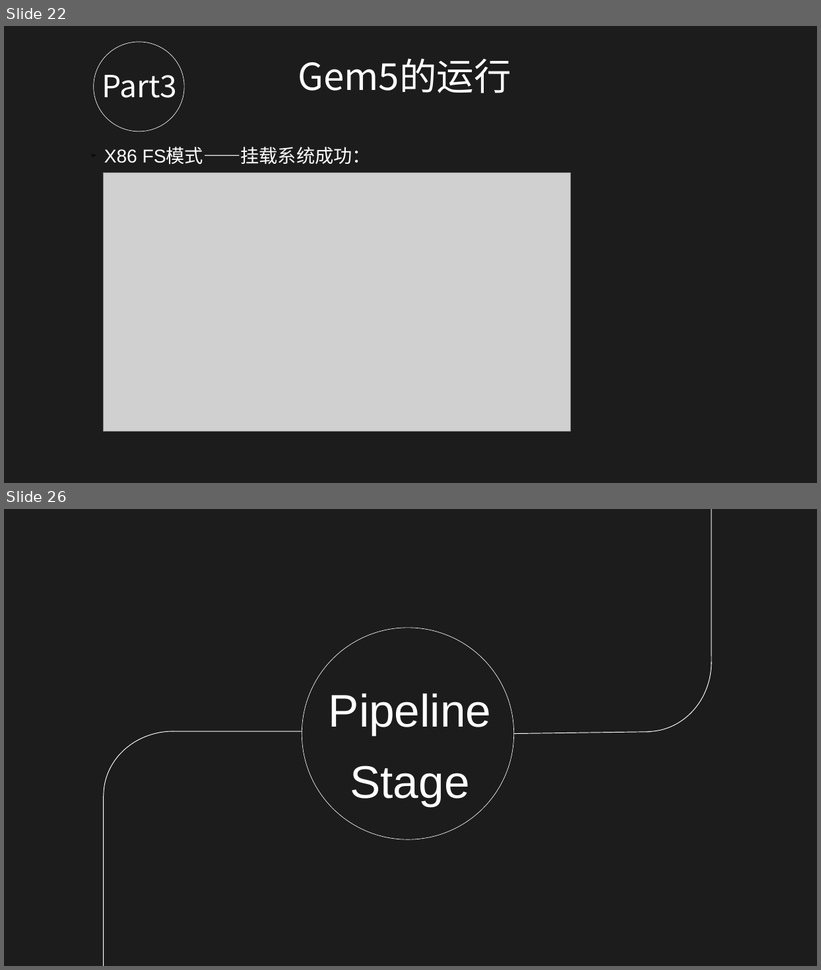
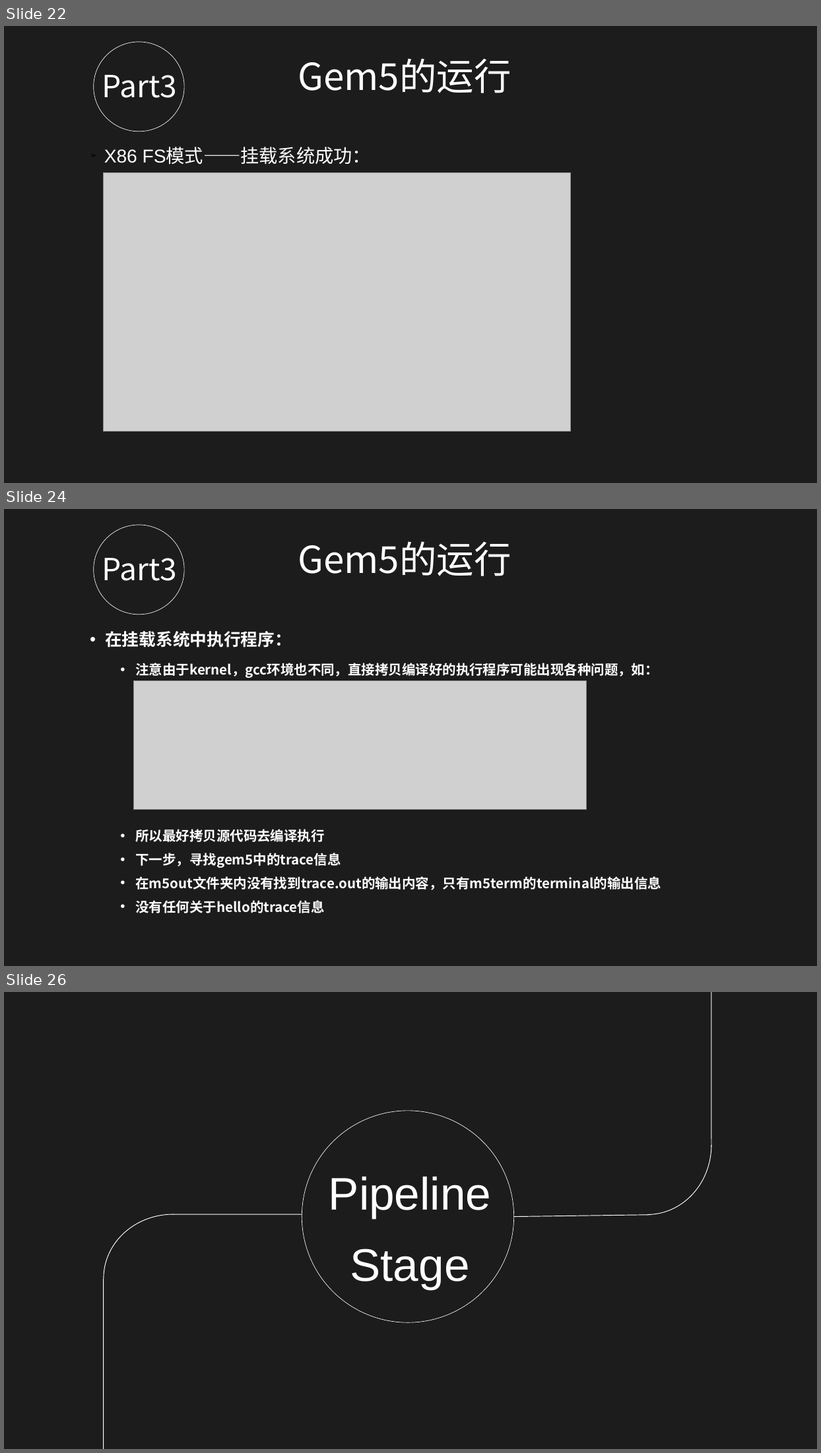
Before and after one commit to oliverxyy/gem5-source-code-learning, a slide deck: doc/gem5.pptx. Shown one above the other, each under a label of ours: slides 22 and 26 before the commit, slides 22, 24 and 26 after it; the slides between them are not shown. The pictures are 821x970 and 821x1453 pixels, drawn with LibreOffice and Linux fonts; fonts in the diff are those of the drawing; grey boxes stand for pictures; background and template pictures are left out; a plain dark background stands for a picture behind light text. Boxes give left, top, right and bottom in pixels: in the first picture for what was removed or moved away, otherwise in the second. Text is boxed around its words. In the diff, an @@ line names an element or a change of style, - is before the commit and + after.

```diff
--- a/doc/gem5.pptx
+++ b/doc/gem5.pptx
@@ slide 24 added at (x1=4, y1=509, x2=817, y2=966), background picture (left out); not listed: 1 template element that a slide beside it also shows @@
@@ ellipse added at (x1=94, y1=525, x2=185, y2=615), outline #FFFFFF 0.51 pt @@
@@ text added at (x1=298, y1=541, x2=512, y2=576), 44 pt, text #FFFFFF @@
+Gem5的运行
@@ text added at (x1=102, y1=558, x2=177, y2=581), 36 pt, text #FFFFFF @@
+Part3
@@ text added at (x1=105, y1=631, x2=292, y2=648), 20 pt, text #FFFFFF, bold @@
+• 在挂载系统中执行程序：
@@ text added at (x1=135, y1=663, x2=661, y2=914), 16 pt, text #FFFFFF, bold @@
+  • 注意由于kernel，gcc环境也不同，直接拷贝编译好的执行程序可能出现各种问题，如：
+  • 所以最好拷贝源代码去编译执行
+  • 下一步，寻找gem5中的trace信息
+  • 在m5out文件夹内没有找到trace.out的输出内容，只有m5term的terminal的输出信息
+  • 没有任何关于hello的trace信息
@@ picture added at (x1=134, y1=681, x2=587, y2=811) @@
```
Also in this commit, not shown: 4 slides changed, 1 slide removed.
